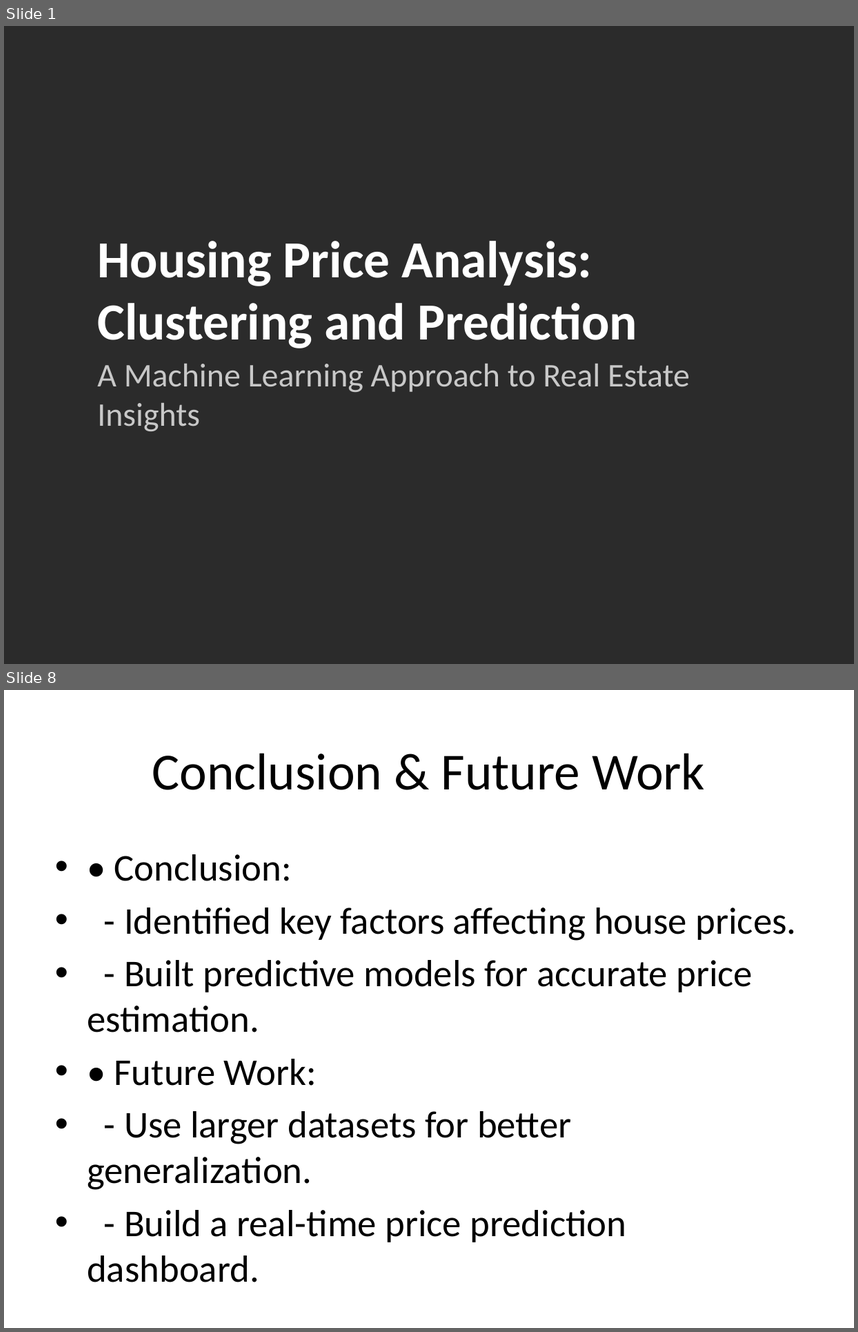
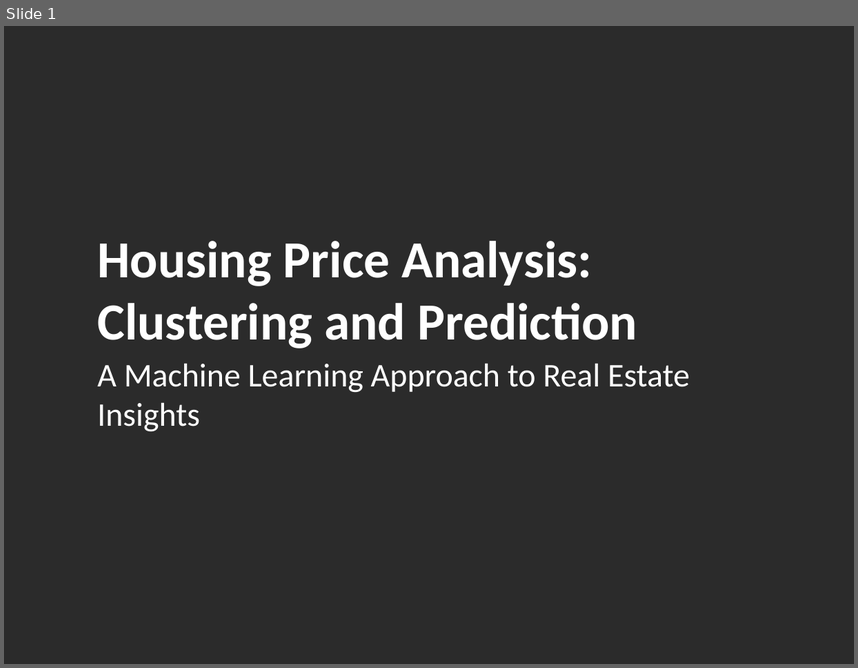
Before and after one commit to Niccolo901/Artificial_intelligence_repo, a slide deck: Housing_Price_Analysis_Presentation.pptx. Shown one above the other, each under a label of ours: slides 1 and 8 before the commit, slide 1 after it; the slides between them are not shown. The pictures are 858x1332 and 858x668 pixels, drawn with LibreOffice and Linux fonts; fonts in the diff are those of the drawing; background and template pictures are left out; a plain dark background stands for a picture behind light text. Boxes give left, top, right and bottom in pixels: in the first picture for what was removed or moved away, otherwise in the second. Text is boxed around its words. In the diff, an @@ line names an element or a change of style, - is before the commit and + after.

```diff
--- a/Housing_Price_Analysis_Presentation.pptx
+++ b/Housing_Price_Analysis_Presentation.pptx
@@ slide 8 removed at box(4, 690, 854, 1328), background #FFFFFF @@
@@ title removed at box(152, 753, 705, 790) @@
-Conclusion & Future Work
@@ text removed at box(87, 854, 797, 1242) @@
-• • Conclusion:
-• - Identified key factors affecting house prices.
-• - Built predictive models for accurate price estimation.
-• • Future Work:
-• - Use larger datasets for better generalization.
-• - Build a real-time price prediction dashboard.
@@ slide 1 changed as well @@
@@ text "A Machine Learning Approach to ..." at box(97, 363, 690, 432): text colour #C8C8C8 to #FFFFFF @@
```
Also in this commit, not shown: 2 other slides changed, 20 slides added, 5 other slides removed, 12 other files.
